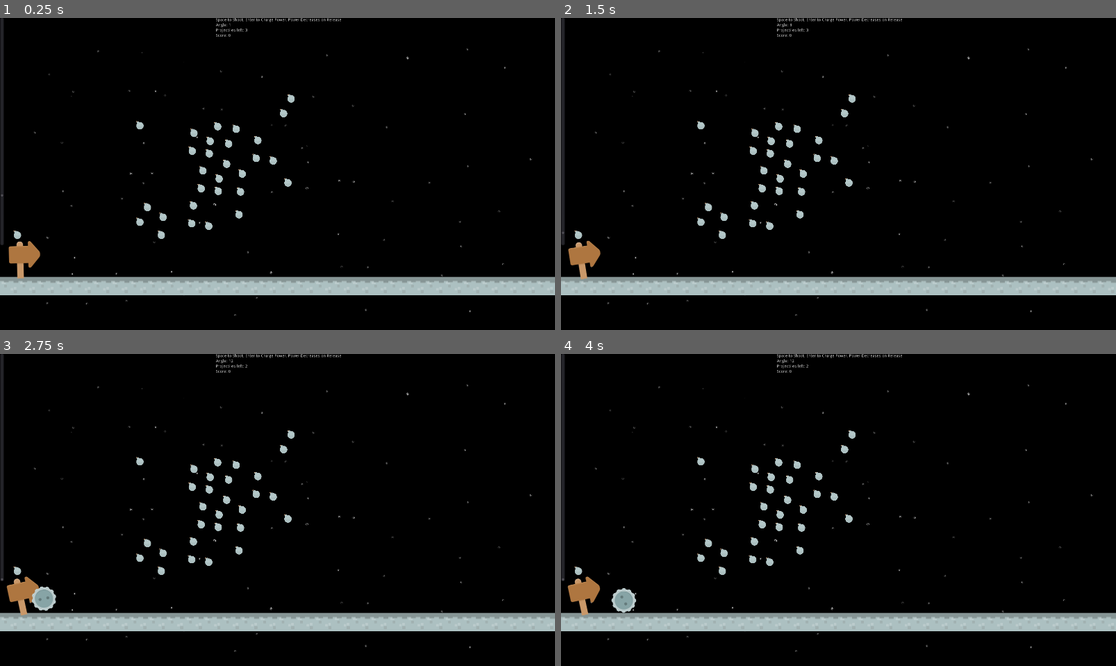
Above: before the commit, frames 1-4 (two rows, left to right).
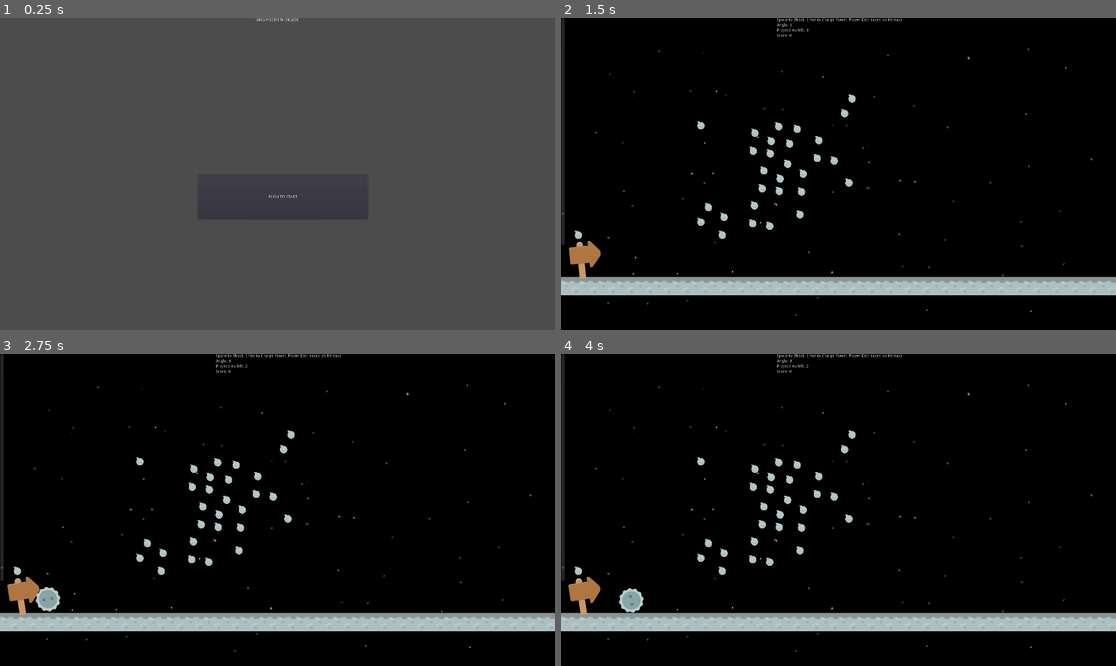
Above: after the commit, the same moments.

Repository: PandorasGit/P1-paroberts
Game: Godot game, scene res://MainMenu/MainMenu.tscn
The game is run twice, just before and just after one commit, with the same random seed, the same clock (stepped at 60 frames per second) and the same inputs. Before the commit the project starts from res://World/World.tscn.
Inputs (mouse positions are in pixels of both pictures, inside the frame that each line leads up to):
- Up to frame 1 (0.25 s): no input
- Up to frame 2 (1.5 s): click (844, 195) at 0.5 s, where only the run after the commit has a clickable "PUSH TO START"; tap Enter (adjustPower) at 1.25 s; hold Enter (adjustPower) from 1.28 s (still down)
- Up to frame 3 (2.75 s): tap Space (launch) at 2, 2.1 s; release Enter (adjustPower) at 2.03 s
- Up to frame 4 (4 s): hold Enter (adjustPower) 2.78-3.53 s; tap Space (launch) at 3.6 s

The runs differ from the first frame. In frame 1, 100% of the frame differs, in the area x 0-100%, y 0-100%; in frame 2, less than 0.1%; in frame 3, 0.3%; in frame 4, 0.4%.

Commit message:
Create Main Menu

Diff:
--- /dev/null
+++ b/project/MainMenu/MainMenu.gd
@@ -0,0 +1,10 @@
+extends Control
+
+var _world = preload("res://World/World.tscn")
+
+func _ready():
+	var _ignore = $StartButton.connect("pressed", self, "_on_StartButton_Pressed")
+
+
+func _on_StartButton_Pressed():
+	var _ignore = get_tree().change_scene_to(_world)
--- /dev/null
+++ b/project/MainMenu/MainMenu.tscn
@@ -0,0 +1,24 @@
+[gd_scene load_steps=2 format=2]
+
+[ext_resource path="res://MainMenu/MainMenu.gd" type="Script" id=1]
+
+[node name="MainMenu" type="Control"]
+anchor_right = 1.0
+anchor_bottom = 1.0
+script = ExtResource( 1 )
+
+[node name="Title" type="Label" parent="."]
+anchor_right = 1.0
+anchor_bottom = 1.0
+margin_right = 1.0
+margin_bottom = -4.0
+text = "ANGRYSOMETHINGIDK"
+align = 1
+
+[node name="StartButton" type="Button" parent="."]
+margin_left = 685.0
+margin_top = 543.0
+margin_right = 1273.0
+margin_bottom = 697.0
+text = "PUSH TO START"
+icon_align = 1
--- a/project/project.godot
+++ b/project/project.godot
@@ -11,7 +11,7 @@
 [application]
 
 config/name="Project"
-run/main_scene="res://World/World.tscn"
+run/main_scene="res://MainMenu/MainMenu.tscn"
 config/icon="res://icon.png"
 
 [display]
